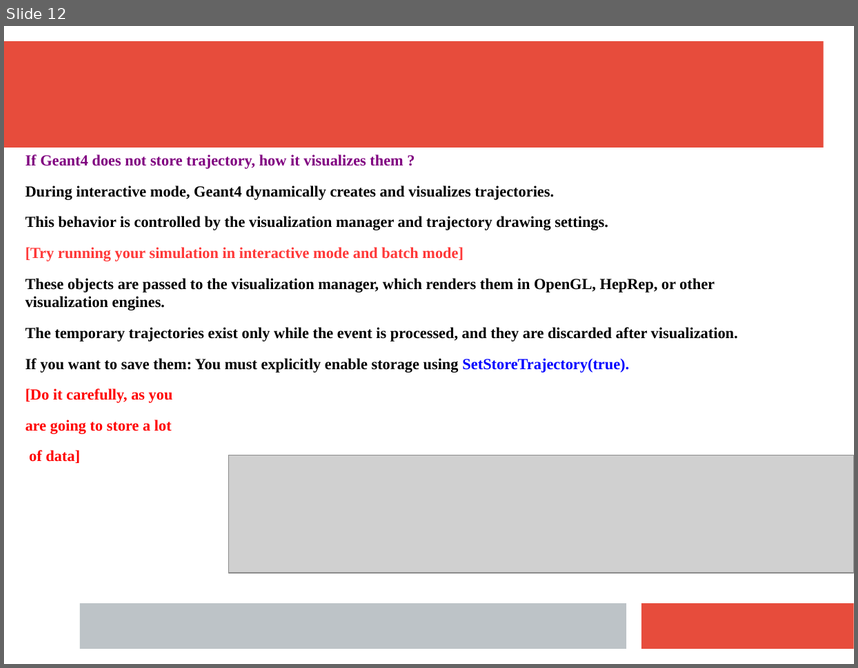
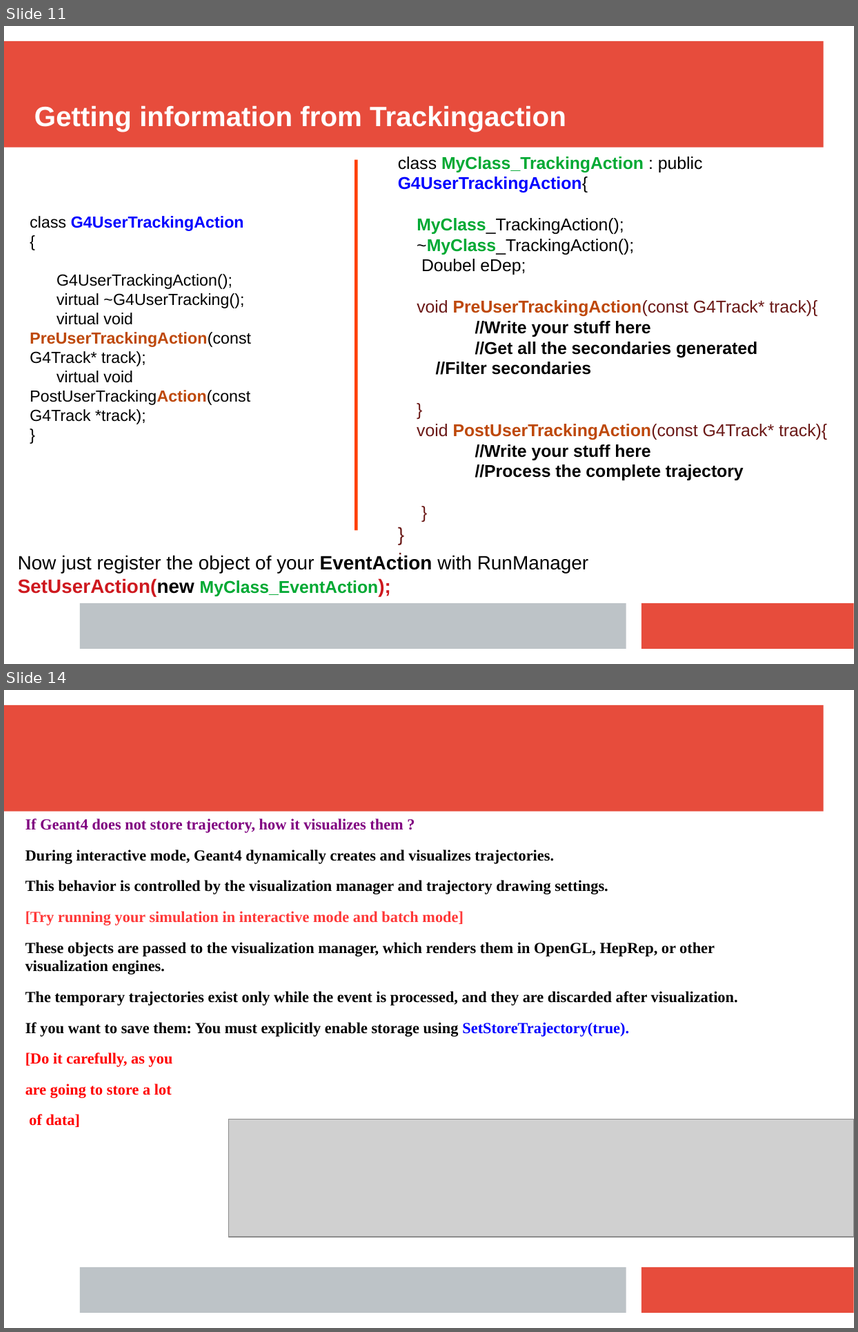
Before and after one commit to rsehgal/G4Simulations, a slide deck: Presentations/Tracking.pptx. Shown one above the other, each under a label of ours: slide 12 before the commit, slides 11 and 14 after it; the slides between them are not shown. The pictures are 858x668 and 858x1332 pixels, drawn with LibreOffice and Linux fonts; fonts in the diff are those of the drawing; grey boxes stand for pictures. Boxes give left, top, right and bottom in pixels: in the first picture for what was removed or moved away, otherwise in the second. Text is boxed around its words. In the diff, an @@ line names an element or a change of style, - is before the commit and + after.

Commit message:
Add few more slides to Tracking PPT

```diff
--- a/Presentations/Tracking.pptx
+++ b/Presentations/Tracking.pptx
@@ slide 11 added at box(4, 26, 854, 664), background #FFFFFF; not listed: 3 template elements that a slide beside it also shows @@
@@ text added at box(34, 105, 566, 132), 26 pt, text #FFFFFF, bold @@
+Getting information from Trackingaction
@@ line added from (357, 159) to (357, 530), #FF4000 2.83 pt @@
@@ text added at box(398, 156, 827, 480), 16 pt, text #000000, bold @@
+class MyClass_TrackingAction : public G4UserTrackingAction{
+MyClass_TrackingAction();
+~MyClass_TrackingAction();
+Doubel eDep;
+void PreUserTrackingAction(const G4Track* track){
+//Write your stuff here
+//Get all the secondaries generated
+//Filter secondaries
+}
+void PostUserTrackingAction(const G4Track* track){
+//Write your stuff here
+//Process the complete trajectory
+}
+}
+;
@@ text added at box(30, 216, 251, 424), 15 pt, text #000000 @@
+class G4UserTrackingAction
+{
+G4UserTrackingAction();
+virtual ~G4UserTracking();
+virtual void PreUserTrackingAction(const G4Track* track);
+virtual void PostUserTrackingAction(const G4Track *track);
+}
@@ text added at box(18, 554, 588, 597), 18 pt, text #000000, bold @@
+Now just register the object of your EventAction with RunManager
+SetUserAction(new MyClass_EventAction);
@@ what was slide 12 is now slide 14 @@
```
Also in this commit, not shown: 3 slides changed, 2 other slides added, 2 other files.
